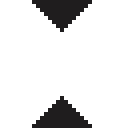
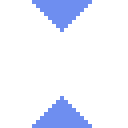
Layers edited between the first and the second 128×128 image:
painted on "scale" over [32, 0, 92, 128]
